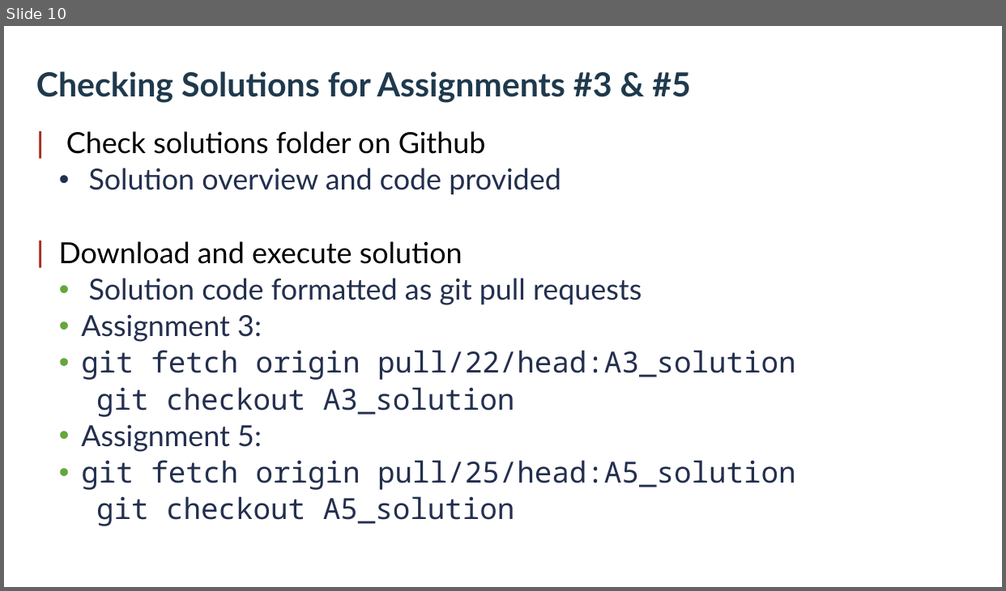
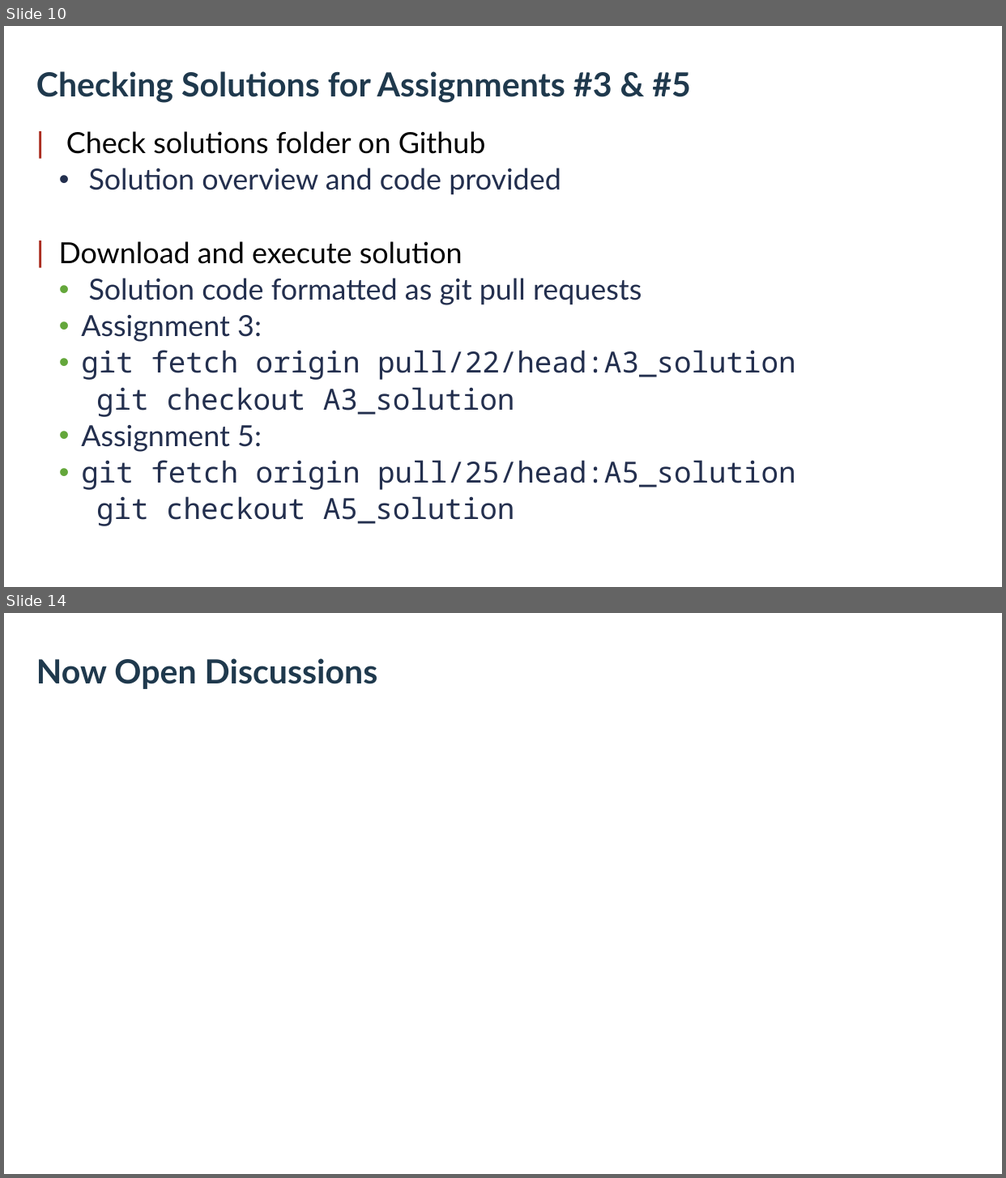
Before and after one commit to vortexgpgpu/vortex_tutorials, a slide deck: Slides_MICRO55/6.vortex_hands_on.pptx. Shown one above the other, each under a label of ours: slide 10 before the commit, slides 10 and 14 after it; the slides between them are not shown. The pictures are 1006x591 and 1006x1178 pixels, drawn with LibreOffice and Linux fonts; fonts in the diff are those of the drawing; background and template pictures are left out. Boxes give left, top, right and bottom in pixels: in the first picture for what was removed or moved away, otherwise in the second. Text is boxed around its words. In the diff, an @@ line names an element or a change of style, - is before the commit and + after.

```diff
--- a/Slides_MICRO55/6.vortex_hands_on.pptx
+++ b/Slides_MICRO55/6.vortex_hands_on.pptx
@@ slide 14 added at [4,613,1002,1174], background picture (left out) @@
@@ text added at [36,658,378,689], 32 pt, text #1F394D, bold @@
+Now Open Discussions
```
Also in this commit, not shown: 2 slides changed, 2 other slides added, 1 other file.
